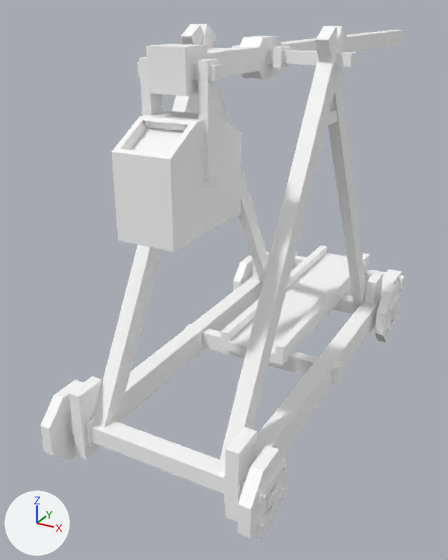
Renders of the glTF model assets/synty/simple_fantasy/models/SF_Veh_Trebuchet_01.glb from each side of a commit.
The view is the same before and after, from a camera (50 mm lens) standing at (0.072, -0.166, 0.107) and looking at (-0.019, 0.001, 0.023). Every picture has the same lights, and +X, +Y and +Z are marked at lower left. Where no turn or scale is listed for an object, it has been applied to the vertices.

Names of what the first picture shows: 'SF_Veh_Trebuchet_01', 'SF_Veh_Trebuchet_Arm', 'SF_Veh_Trebuchet_Weight', 'SF_Veh_Trebuchet_WheelBL', 'SF_Veh_Trebuchet_WheelBR', 'SF_Veh_Trebuchet_WheelFL', 'SF_Veh_Trebuchet_WheelFR'.
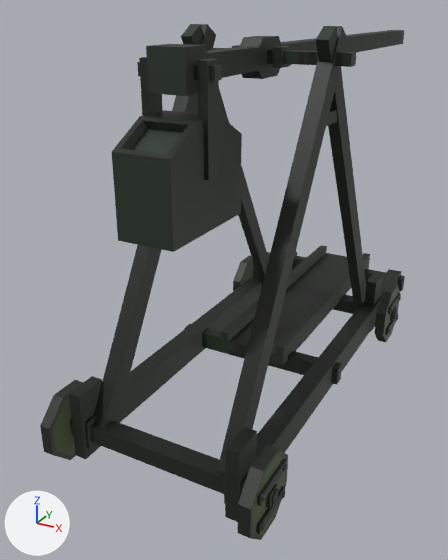
What differs and where, as boxes (x1, y1, x2, y2) in the pictures (448 x 560 px):
'SF_Veh_Trebuchet_01', surface changed (white to black)
    both: (69, 24, 405, 522)
'SF_Veh_Trebuchet_Weight', surface changed (grey to black)
    both: (112, 57, 242, 252)
'SF_Veh_Trebuchet_Arm', surface changed (grey to black)
    both: (146, 30, 404, 96)
'SF_Veh_Trebuchet_WheelFL', surface changed (white to black)
    both: (238, 445, 288, 540)
'SF_Veh_Trebuchet_WheelFR', surface changed
    both: (40, 380, 83, 460)
'SF_Veh_Trebuchet_WheelBL', surface changed (grey to black)
    both: (375, 283, 401, 342)
'SF_Veh_Trebuchet_WheelBR', surface changed (white to grey)
    both: (233, 255, 253, 291)

The change in detail:
Picture 'Undead_Footman_01' (img_undead_footman_01) is new.
In material 'lambert1' (mat_lambert1), base_color is no longer (1.0, 1.0, 1.0), white #ffffff.
In material 'lambert1' (mat_lambert1), texture is now set to img_undead_footman_01.
